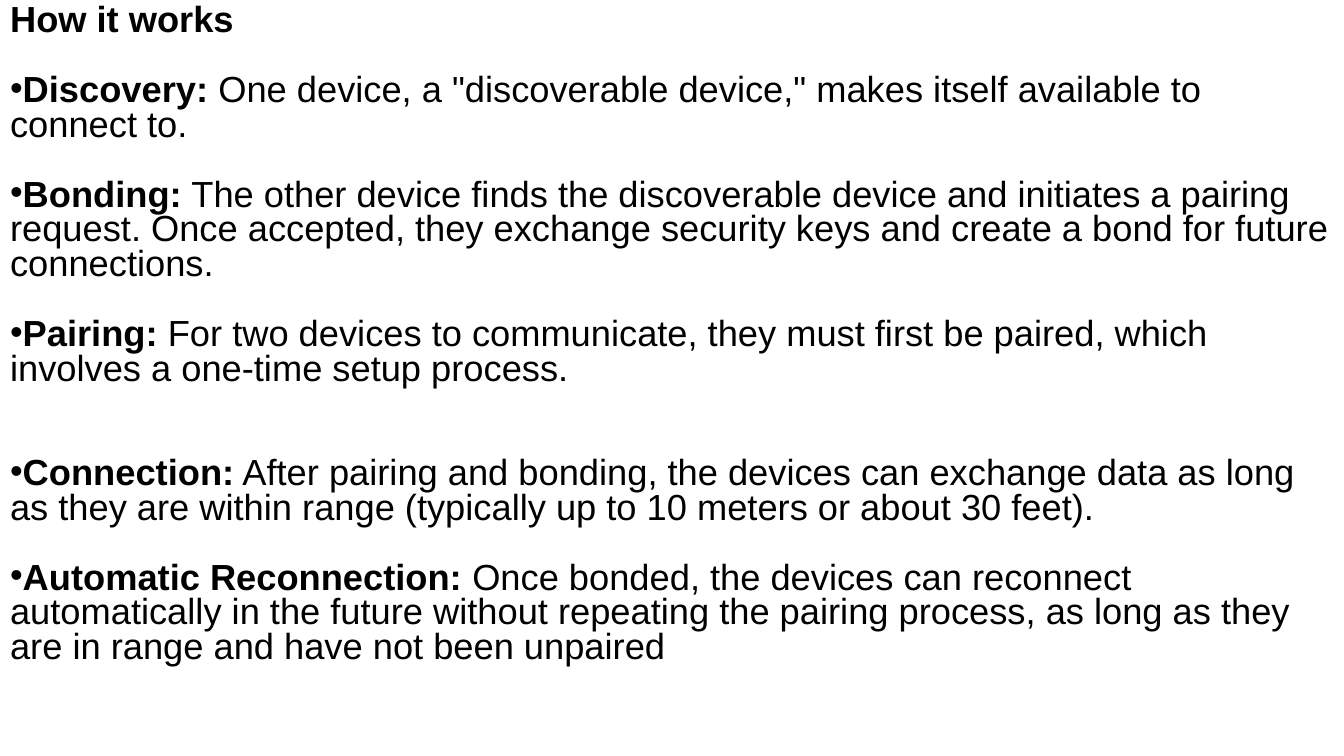
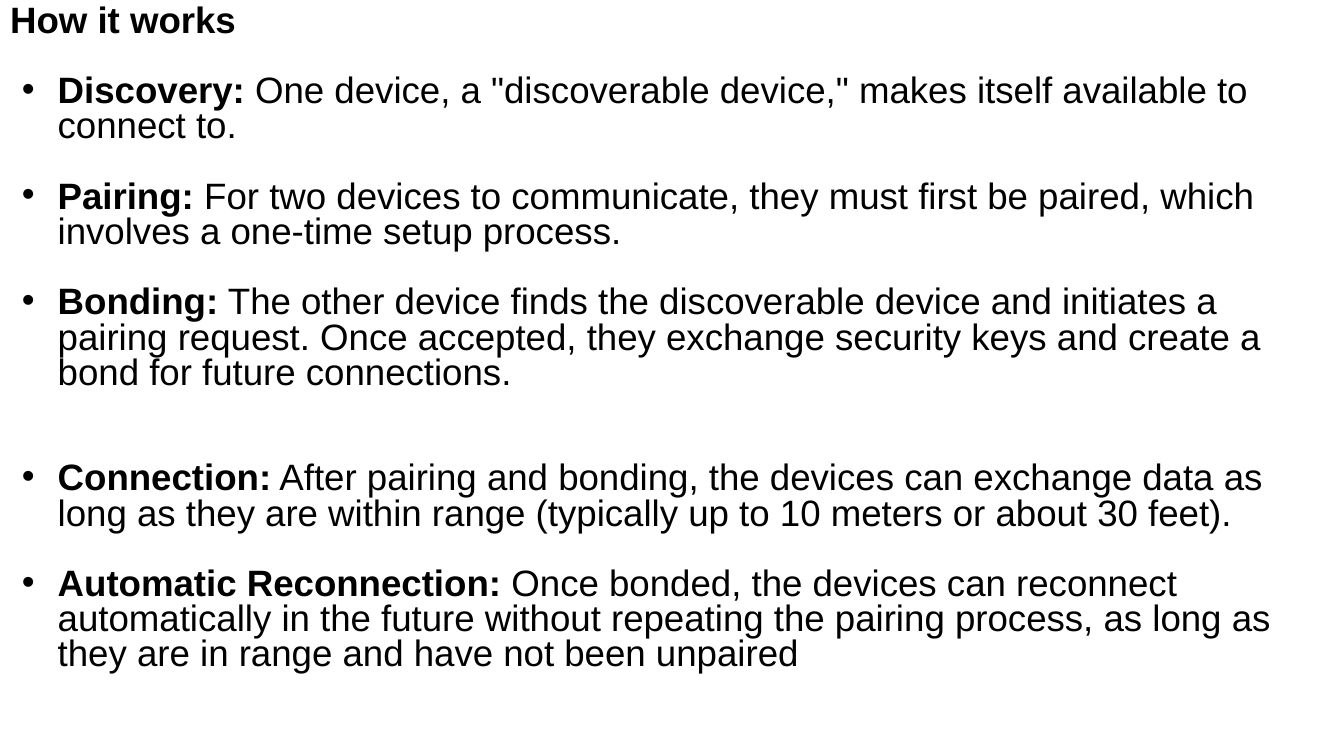
Before and after one commit to Mrcoderv/BCA-UnlimateNote-New, a slide deck: slide 29 of 5th sem/ComputerNetwork/Chapter new 4.pptx. Drawn at 1344x756 pixels with LibreOffice and Linux fonts; fonts in the diff are those of the drawing. Boxes give left, top, right and bottom in pixels: in the first picture for what was removed or moved away, otherwise in the second. Text is boxed around its words. In the diff, an @@ line names an element or a change of style, - is before the commit and + after.

```diff
--- a/5th sem/ComputerNetwork/Chapter new 4.pptx
+++ b/5th sem/ComputerNetwork/Chapter new 4.pptx
@@ text at [10,6,1271,674]: size 25.9 to 26.2 pt in "How it works", "Discovery: One device, a "discoverable device," makes ...", "Bonding: The other device finds the discoverable ...", "Connection: After pairing and bonding, the devices ..." and 1 more places @@
@@ text at [58,182,1254,251]: paragraph added @@
+• Pairing: For two devices to communicate, they must first be paired, which involves a one-time setup process.
@@ text at [10,319,1208,387]: paragraph removed @@
-• Pairing: For two devices to communicate, they must first be paired, which involves a one-time setup process.
```
Also in this commit, not shown: 11 other slides changed, 2 other files.
